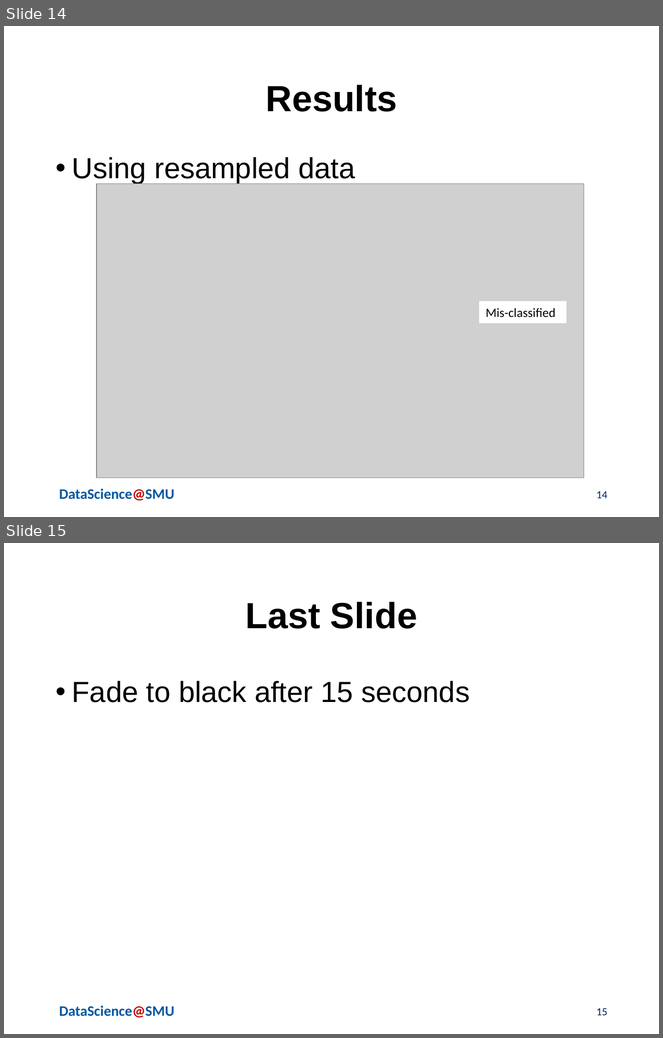
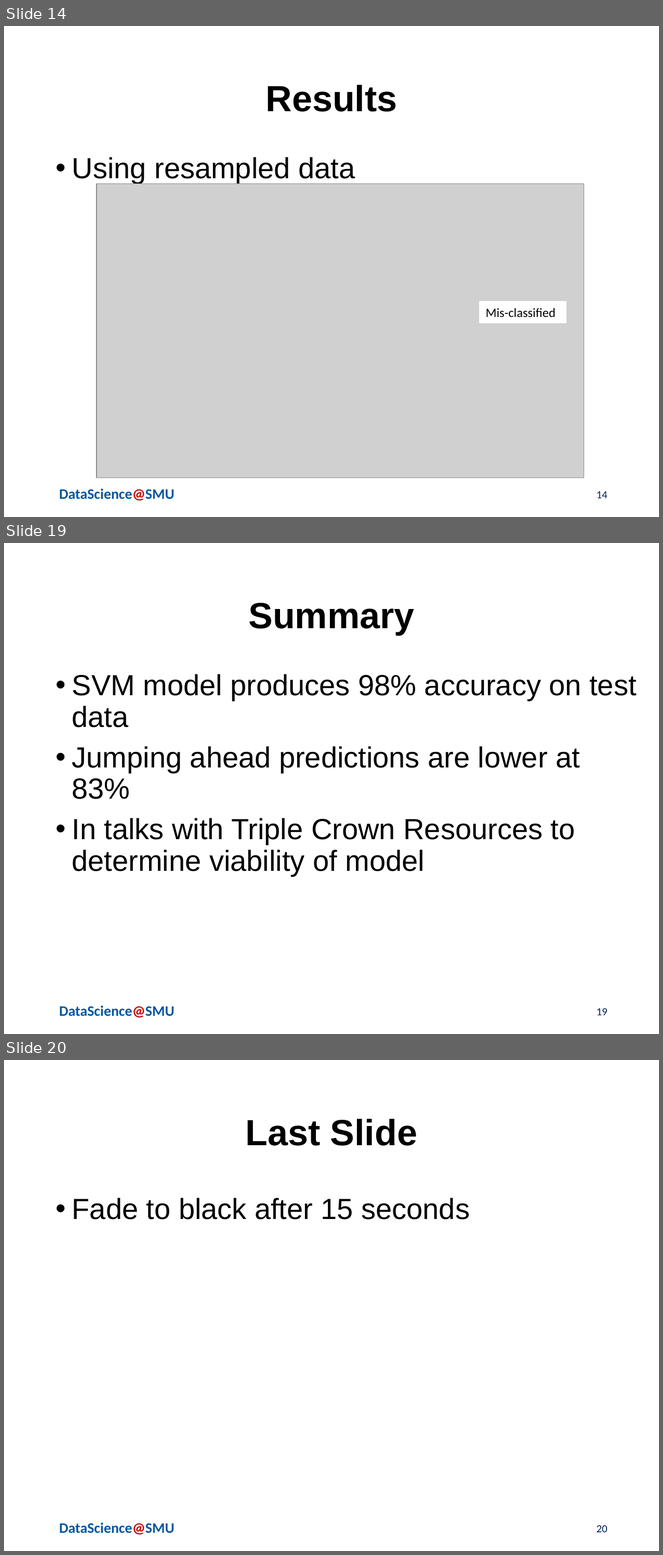
Before and after one commit to jvasquezDC/CapstoneA, a slide deck: LightningPresentation/Serna_Vasquez_Lightning_v1.pptx. Shown one above the other, each under a label of ours: slides 14 and 15 before the commit, slides 14, 19 and 20 after it; the slides between them are not shown. The pictures are 663x1038 and 663x1555 pixels, drawn with LibreOffice and Linux fonts; fonts in the diff are those of the drawing; grey boxes stand for pictures; background and template pictures are left out. Boxes give left, top, right and bottom in pixels: in the first picture for what was removed or moved away, otherwise in the second. Text is boxed around its words. In the diff, an @@ line names an element or a change of style, - is before the commit and + after.

```diff
--- a/LightningPresentation/Serna_Vasquez_Lightning_v1.pptx
+++ b/LightningPresentation/Serna_Vasquez_Lightning_v1.pptx
@@ slide 19 added at box(4, 543, 659, 1034), background #FFFFFF; not listed: 1 template element that a slide beside it also shows @@
@@ title added at box(249, 603, 415, 635), 40 pt, text #000000, bold @@
+Summary
@@ text added at box(72, 674, 636, 877), 32 pt, text #000000 @@
+• SVM model produces 98% accuracy on test data
+• Jumping ahead predictions are lower at 83%
+• In talks with Triple Crown Resources to determine viability of model
@@ page number added at box(597, 1008, 608, 1016), 12 pt, text #002060 @@
+19
@@ what was slide 15 is now slide 20 @@
@@ page number at box(597, 1525, 608, 1533): text changed @@
-15
+20
```
Also in this commit, not shown: 4 other slides added.
